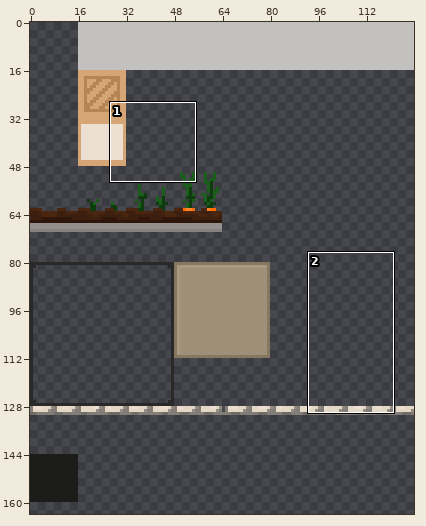
Edited in one commit: pixel-art file (tex/tiles.aseprite). Above, an overview of the earlier version with the close-up marked.
Close-up. The starting point:
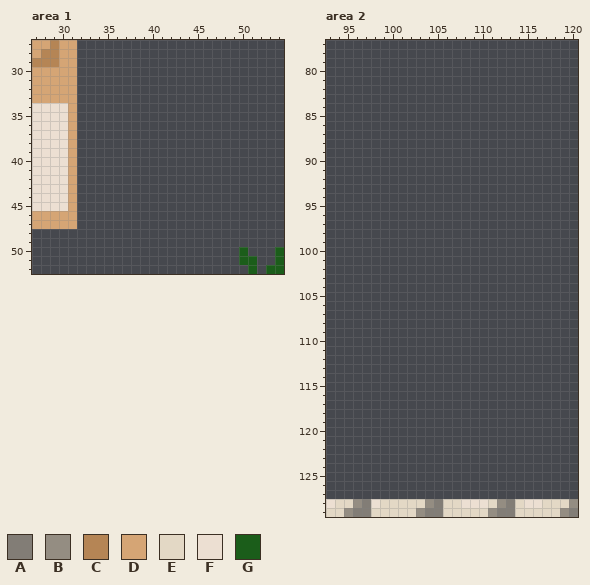
128x256 pixels, 1 frame. Colours within 5 levels of each other are drawn and written as one. Shown: area 1: x 27..54, y 27..52; area 2: x 93..120, y 77..129. The wide view leaves out empty margins.
Visible layers, top first: "horse tower", "Layer 1".
Palette (. is transparent): A #827d76  B #948d82  C #b58555  D #d5a575  E #e3d8c5  F #ecdfd2  G #1b5d1a
Pixels before, area 1, first column x 27:
27 DDCDD.......................
28 DCCDD.......................
29 CCCDD.......................
30 DDDDD.......................
31 DDDDD.......................
32 DDDDD.......................
33 DDDDD.......................
34 FFFFD.......................
35 FFFFD.......................
36 FFFFD.......................
37 FFFFD.......................
38 FFFFD.......................
39 FFFFD.......................
40 FFFFD.......................
41 FFFFD.......................
42 FFFFD.......................
43 FFFFD.......................
44 FFFFD.......................
45 FFFFD.......................
46 DDDDD.......................
47 DDDDD.......................
48 ............................
49 ............................
50 .......................G...G
51 .......................GG..G
52 ........................G.GG
Pixels before, area 2, first column x 93:
128 FEEBAFEEEEEBAEEFFFEBAEFFEEEB
129 EEBAAEEEEEBAAEEEEEBAAEEEEEBA
The result:
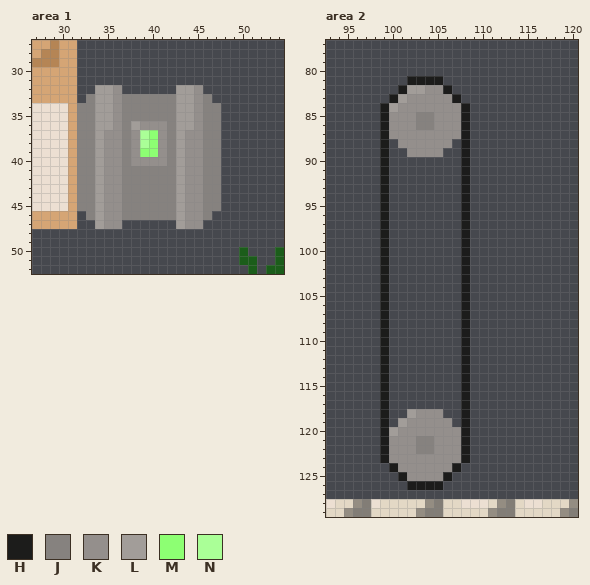
Colours new in this view: H #1c1c1b  J #86827f  K #948f8c  L #a29d99  M #8dff73  N #aaff97
Edits made:
Area 1, layer "horse tower":
Colour J now appears in row 33 at x 33, 37 to 42 and 46; in rows 34 to 35 at x 32 to 33, 37 to 42 and 46 to 47; in rows 36 to 40 at x 32 to 33, 37, 42 and 46 to 47; in rows 41 to 45 at x 32 to 33, 37 to 42 and 46 to 47; in row 46 at x 33, 37 to 42 and 46.
Colour K now appears in rows 32 to 35 at x 36 and 45; in row 36 at x 36, 39 to 41 and 45; in rows 37 to 39 at x 35 to 36, 38, 41 and 44 to 45; in row 40 at x 35 to 36, 38 to 41 and 44 to 45; in rows 41 to 47 at x 35 to 36 and 44 to 45.
Colour L now appears in rows 32 to 35 at x 34 to 35 and 43 to 44; in row 36 at x 34 to 35, 38 and 43 to 44; in rows 37 to 47 at x 34 and 43.
Colour M now appears in rows 37 to 38 at x 40; in row 39 at x 39 to 40.
Colour N now appears in rows 37 to 38 at x 39.
Area 2, layer "horse tower":
Colour H now appears in row 81 at x 102 to 105; in row 82 at x 101 and 106; in row 83 at x 100 and 107; in rows 84 to 123 at x 99 and 108; in row 124 at x 100 and 107; in row 125 at x 101 and 106.
Colour H now appears in row 126 at x 102 to 105.
Colour J now appears in rows 85 to 86 at x 103 to 104; in rows 121 to 122 at x 103 to 104.
Colour K now appears in row 82 at x 104 to 105; in row 83 at x 102 to 106; in row 84 at x 101 to 107; in rows 85 to 86 at x 100 to 102 and 105 to 107; in row 87 at x 100 to 107; in row 88 at x 101 to 106.
Colour K now appears in row 89 at x 102 to 105; in row 118 at x 103 to 105; in row 119 at x 102 to 106; in row 120 at x 101 to 107; in rows 121 to 122 at x 100 to 102 and 105 to 107; in row 123 at x 100 to 107.
Colour K now appears in row 124 at x 101 to 106; in row 125 at x 102 to 105.
Colour L now appears in row 82 at x 102 to 103; in row 83 at x 101; in row 84 at x 100; in row 118 at x 102; in row 119 at x 101; in row 120 at x 100.
